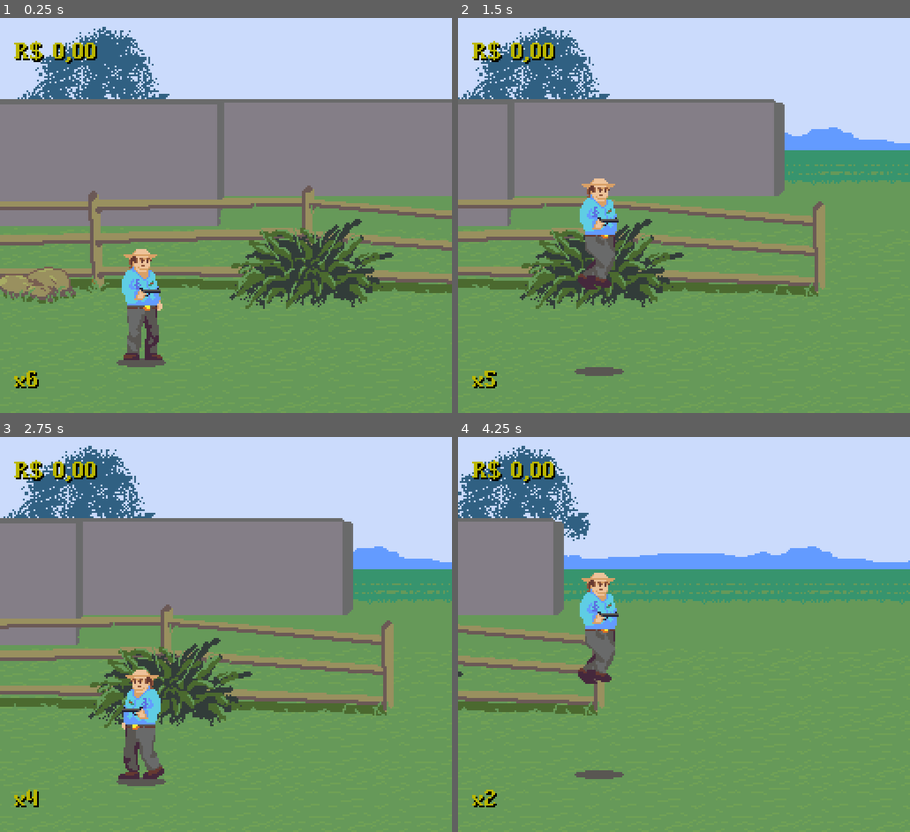
Above: before the commit, frames 1-4 (two rows, left to right).
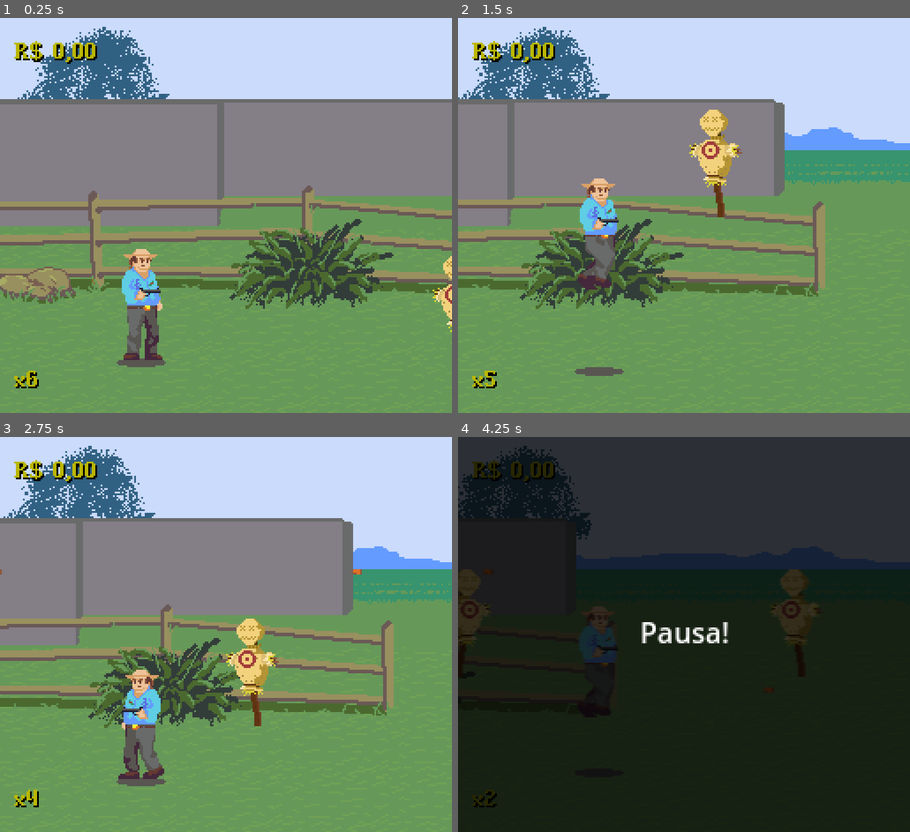
Above: after the commit, the same moments.

Repository: lixbearg/obrigado-a-matar-godot
Game: Godot game, scene res://scenes/main.tscn
Two runs of this game, one before a commit and one after it. Both use one fixed random seed, a clock stepped at 60 frames per second and the inputs below.
Inputs:
- Up to frame 1 (0.25 s): no input
- Up to frame 2 (1.5 s): hold D (right) from 0.53 s (still down); tap , (shoot) at 0.6 s; tap Space (jump) at 0.77, 0.8, 1.07, 1.35 s
- Up to frame 3 (2.75 s): tap Space (jump) at 1.52, 1.82, 2.3 s; tap , (shoot) at 1.55 s; release D (right) at 2.03 s; hold A (left) from 2.03 s (still down); hold S (crouch) from 2.03 s (still down)
- Up to frame 4 (4.25 s): release A (left) at 2.78 s; release S (crouch) at 2.78 s; hold D (right) from 2.78 s (still down); tap , (shoot) at 2.85, 3.6 s; tap Space (jump) at 3.02, 3.32, 3.77, 3.8, 4.07 s; tap Tab (pause, bound only after the commit) at 4.15 s

The runs differ from the first frame. In frame 1, 0.3% of the frame differs, in the area x 95-100%, y 60-80%; in frame 2, 1.3%; in frame 3, 1.3%; in frame 4, 100%, in the area x 0-100%, y 0-100%.

Commit message:
Add enemy shoot mechanic

Diff:
--- a/project.godot
+++ b/project.godot
@@ -93,8 +93,13 @@
 }
 pause={
 "deadzone": 0.5,
+"events": [Object(InputEventKey,"resource_local_to_scene":false,"resource_name":"","device":-1,"window_id":0,"alt_pressed":false,"shift_pressed":false,"ctrl_pressed":false,"meta_pressed":false,"pressed":false,"keycode":0,"physical_keycode":4194306,"key_label":0,"unicode":0,"echo":false,"script":null)
+, Object(InputEventJoypadButton,"resource_local_to_scene":false,"resource_name":"","device":-1,"button_index":6,"pressure":0.0,"pressed":true,"script":null)
+]
+}
+quit={
+"deadzone": 0.5,
 "events": [Object(InputEventKey,"resource_local_to_scene":false,"resource_name":"","device":-1,"window_id":0,"alt_press …(182 unchanged characters)…
-, Object(InputEventJoypadButton,"resource_local_to_scene":false,"resource_name":"","device":-1,"button_index":6,"pressure":0.0,"pressed":true,"script":null)
 ]
 }
 
--- /dev/null
+++ b/scenes/enemy/enemy_bullet.gd
@@ -0,0 +1,27 @@
+extends Area2D
+
+const SPEED : int = 2
+var direction : int = 0
+var attack_damage : int = 1
+
+
+func set_direction(enemy_direction):
+	direction = enemy_direction
+	$Sprite2D.flip_h = enemy_direction < 0
+
+
+func _physics_process(delta):
+	position.x += SPEED * direction
+
+
+func _on_visible_on_screen_notifier_2d_screen_exited():
+	queue_free()
+
+
+func _on_area_entered(area):
+	if area is HitboxComponent:
+		var hitbox : HitboxComponent = area
+		var attack = Attack.new()
+		attack.attack_damage = attack_damage
+		hitbox.damage(attack)
+		queue_free()
--- /dev/null
+++ b/scenes/enemy/enemy_bullet.tscn
@@ -0,0 +1,26 @@
+[gd_scene load_steps=4 format=3 uid="uid://ffrrt3djudkw"]
+
+[ext_resource type="Script" path="res://scenes/enemy/enemy_bullet.gd" id="1_wimb1"]
+[ext_resource type="Texture2D" uid="uid://befdhtvlrj5cj" path="res://assets/sprites/weapons/revolver_bullet.png" id="1_yclvn"]
+
+[sub_resource type="RectangleShape2D" id="RectangleShape2D_1ubsg"]
+size = Vector2(6, 3)
+
+[node name="EnemyBullet" type="Area2D"]
+collision_layer = 16
+collision_mask = 2
+script = ExtResource("1_wimb1")
+
+[node name="Sprite2D" type="Sprite2D" parent="."]
+texture = ExtResource("1_yclvn")
+
+[node name="CollisionShape2D" type="CollisionShape2D" parent="."]
+position = Vector2(0, -1)
+shape = SubResource("RectangleShape2D_1ubsg")
+
+[node name="VisibleOnScreenNotifier2D" type="VisibleOnScreenNotifier2D" parent="."]
+position = Vector2(-9.53674e-07, -0.5)
+scale = Vector2(0.3, 0.15)
+
+[connection signal="area_entered" from="." to="." method="_on_area_entered"]
+[connection signal="screen_exited" from="VisibleOnScreenNotifier2D" to="." method="_on_visible_on_screen_notifier_2d_screen_exited"]
--- a/scenes/enemy/henchman.gd
+++ b/scenes/enemy/henchman.gd
@@ -1,21 +1,44 @@
 class_name Henchman
 extends Enemy
 
+@onready var sprite_2d = $Sprite2D
 @onready var jump_timer : Timer = $JumpTimer
+@onready var shoot_timer : Timer = $ShootTimer
+@onready var bullet_scene = preload("res://scenes/enemy/enemy_bullet.tscn")
+
+const WEAPON_POS_STANDING : Vector2i = Vector2i(15, 39)
+const WEAPON_POS_CROUCHING : Vector2i = Vector2i(27, 25)
+
+func _ready():
+	speed = 15
+	jump_timer.timeout.connect(_on_jump_timer_timeout)
+	shoot_timer.timeout.connect(_on_shoot_timer_timeout)
+	jump_timer.start()
+	shoot_timer.start()
+
+func _physics_process(delta):
+	set_direction()
+	walk()
+	super(delta)
 
 
-func _ready():
-	speed = 30
-	direction = -1
-	jump_timer.timeout.connect(_on_jump_timer_timeout)
-	jump_timer.start()
-
-
-func _physics_process(delta):
-	walk()
-	super(delta)
+func set_direction():
+	if GameManager.get_player_position().x > position.x:
+		direction = 1
+	else:
+		direction = -1
+	sprite_2d.flip_h = GameManager.get_player_position().x > (position.x + 5)
 
 
 func _on_jump_timer_timeout():
 	jump()
 	jump_timer.start()
+
+
+func _on_shoot_timer_timeout():
+	var bullet = bullet_scene.instantiate()
+	bullet.set_direction(direction)
+	GameManager.add_object(bullet)
+	bullet.global_position.y = global_position.y - WEAPON_POS_STANDING.y
+	bullet.global_position.x = global_position.x + (direction * WEAPON_POS_STANDING.x)
+	shoot_timer.start()
--- a/scenes/enemy/henchman.tscn
+++ b/scenes/enemy/henchman.tscn
@@ -7,3 +7,6 @@
 script = ExtResource("2_sg35d")
 
 [node name="JumpTimer" type="Timer" parent="." index="4"]
+
+[node name="ShootTimer" type="Timer" parent="." index="5"]
+wait_time = 1.5
--- a/scenes/main.tscn
+++ b/scenes/main.tscn
@@ -1,13 +1,11 @@
 [gd_scene load_steps=5 format=3 uid="uid://8iy41p2vipc"]
 
-[ext_resource type="PackedScene" uid="uid://buoy4c8tbbhko" path="res://scenes/world/levels/level.tscn" id="1_avcyp"]
 [ext_resource type="PackedScene" uid="uid://bn8sdvmk417ej" path="res://scenes/control/hud.tscn" id="2_ot6bl"]
 [ext_resource type="PackedScene" uid="uid://c50p827vuejpc" path="res://scenes/ui/pause_screen.tscn" id="3_kbvym"]
 [ext_resource type="Script" path="res://scenes/ui/ui.gd" id="3_tcj37"]
+[ext_resource type="PackedScene" uid="uid://wddk4g8r8cwb" path="res://scenes/world/levels/level_01.tscn" id="4_a45j7"]
 
 [node name="Main" type="Node2D"]
-
-[node name="Level" parent="." instance=ExtResource("1_avcyp")]
 
 [node name="HUD" parent="." instance=ExtResource("2_ot6bl")]
 
@@ -18,3 +16,5 @@
 [node name="PauseScreen" parent="UI" instance=ExtResource("3_kbvym")]
 visible = false
 script = null
+
+[node name="Level 01" parent="." instance=ExtResource("4_a45j7")]
--- a/scenes/player/player.gd
+++ b/scenes/player/player.gd
@@ -65,3 +65,6 @@
 
 	if not is_on_floor():
 		skin.play("jump")
+
+func die():
+	print("died!")
--- a/scenes/player/player.tscn
+++ b/scenes/player/player.tscn
@@ -1,13 +1,18 @@
-[gd_scene load_steps=7 format=3 uid="uid://cjv2yrs1wnxy0"]
+[gd_scene load_steps=10 format=3 uid="uid://cjv2yrs1wnxy0"]
 
 [ext_resource type="Script" path="res://scenes/player/player.gd" id="1_4fi5j"]
 [ext_resource type="PackedScene" uid="uid://bdp6ic71heycc" path="res://scenes/actor/actor_skin.tscn" id="2_t6w4x"]
 [ext_resource type="Texture2D" uid="uid://cjwx2imy3d6cw" path="res://assets/sprites/player/joao_shadow.png" id="4_rrxgl"]
+[ext_resource type="PackedScene" uid="uid://3cwgn66gymkt" path="res://scenes/components/hitbox_component.tscn" id="6_7tqdr"]
 [ext_resource type="SpriteFrames" uid="uid://cx6tru4oe8h46" path="res://scenes/player/skins/joao_amorim.tres" id="6_elww2"]
 [ext_resource type="PackedScene" uid="uid://bons0287n5dwl" path="res://scenes/player/weapon.tscn" id="6_s0tcu"]
+[ext_resource type="PackedScene" uid="uid://dx6tu6xnkjyk" path="res://scenes/components/health_component.tscn" id="7_bi0dc"]
 
 [sub_resource type="RectangleShape2D" id="RectangleShape2D_xsjyr"]
 size = Vector2(22, 62)
+
+[sub_resource type="RectangleShape2D" id="RectangleShape2D_bq60g"]
+size = Vector2(20, 62)
 
 [node name="Player" type="CharacterBody2D"]
 collision_layer = 2
@@ -26,3 +31,14 @@
 position = Vector2(0, -32)
 sprite_frames = ExtResource("6_elww2")
 animation = &"idle"
+
+[node name="HitboxComponent" parent="." node_paths=PackedStringArray("health_component") instance=ExtResource("6_7tqdr")]
+collision_layer = 2
+health_component = NodePath("../HealthComponent")
+
+[node name="CollisionShape2D" type="CollisionShape2D" parent="HitboxComponent"]
+position = Vector2(0, -31)
+shape = SubResource("RectangleShape2D_bq60g")
+debug_color = Color(0.984314, 0, 0.337255, 0.419608)
+
+[node name="HealthComponent" parent="." instance=ExtResource("7_bi0dc")]
--- a/scenes/ui/ui.gd
+++ b/scenes/ui/ui.gd
@@ -6,6 +6,11 @@
 
 
 func _process(delta):
+	handle_pause()
+	handle_quit()
+
+
+func handle_pause():
 	if Input.is_action_just_pressed("pause"):
 		if is_paused:
 			get_tree().paused = false
@@ -14,3 +19,8 @@
 			get_tree().paused = true
 			pause_screen.show()
 		is_paused = !is_paused
+
+
+func handle_quit():
+	if Input.is_action_just_pressed("quit"):
+		get_tree().quit()
